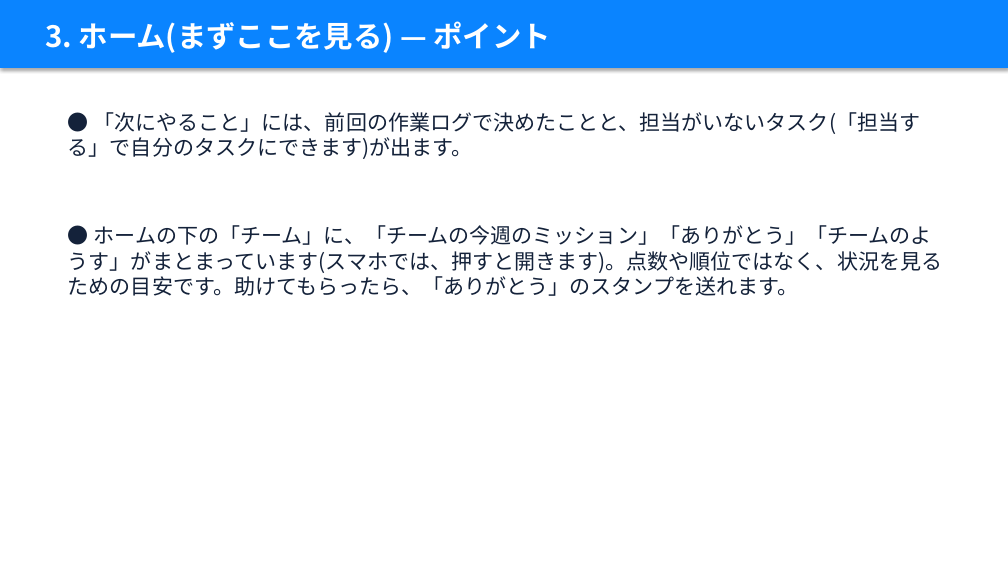
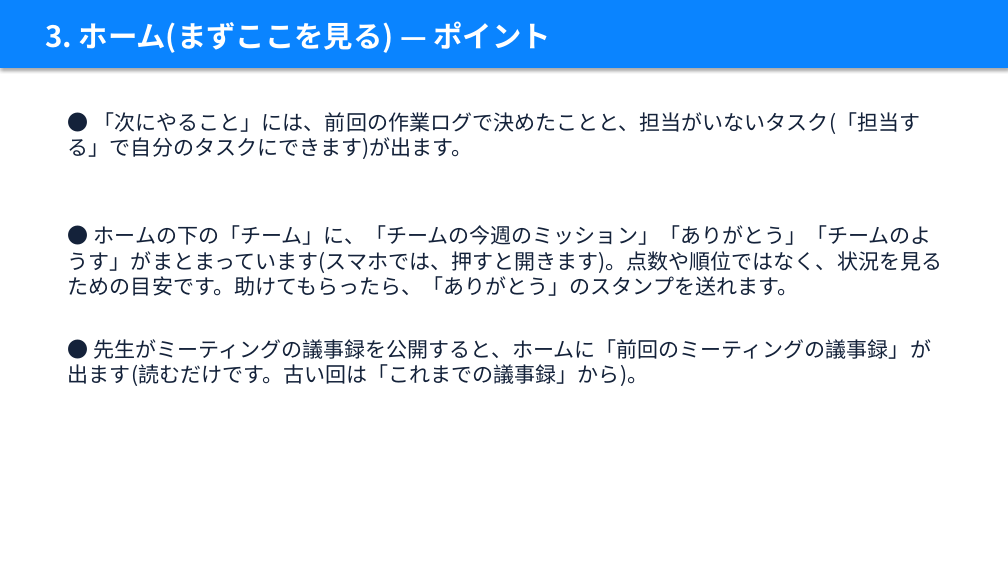
Before and after one commit to takky416-byte/sotsuken_pj_management, a slide deck: slide 10 of docs/manual/卒研PJ管理_説明資料_学生編.pptx (slide 9 before the commit). Drawn at 1008x567 pixels with LibreOffice and Linux fonts; fonts in the diff are those of the drawing. Boxes give left, top, right and bottom in pixels: in the first picture for what was removed or moved away, otherwise in the second. Text is boxed around its words. In the diff, an @@ line names an element or a change of style, - is before the commit and + after.

```diff
--- a/docs/manual/卒研PJ管理_説明資料_学生編.pptx
+++ b/docs/manual/卒研PJ管理_説明資料_学生編.pptx
@@ text added at <box>68,339,931,386</box>, 20 pt, text #14223A @@
+● 先生がミーティングの議事録を公開すると、ホームに「前回のミーティングの議事録」が出ます(読むだけです。古い回は「これまでの議事録」から)。
```
Also in this commit, not shown: 19 other slides changed, 7 slides added, 9 other files.
